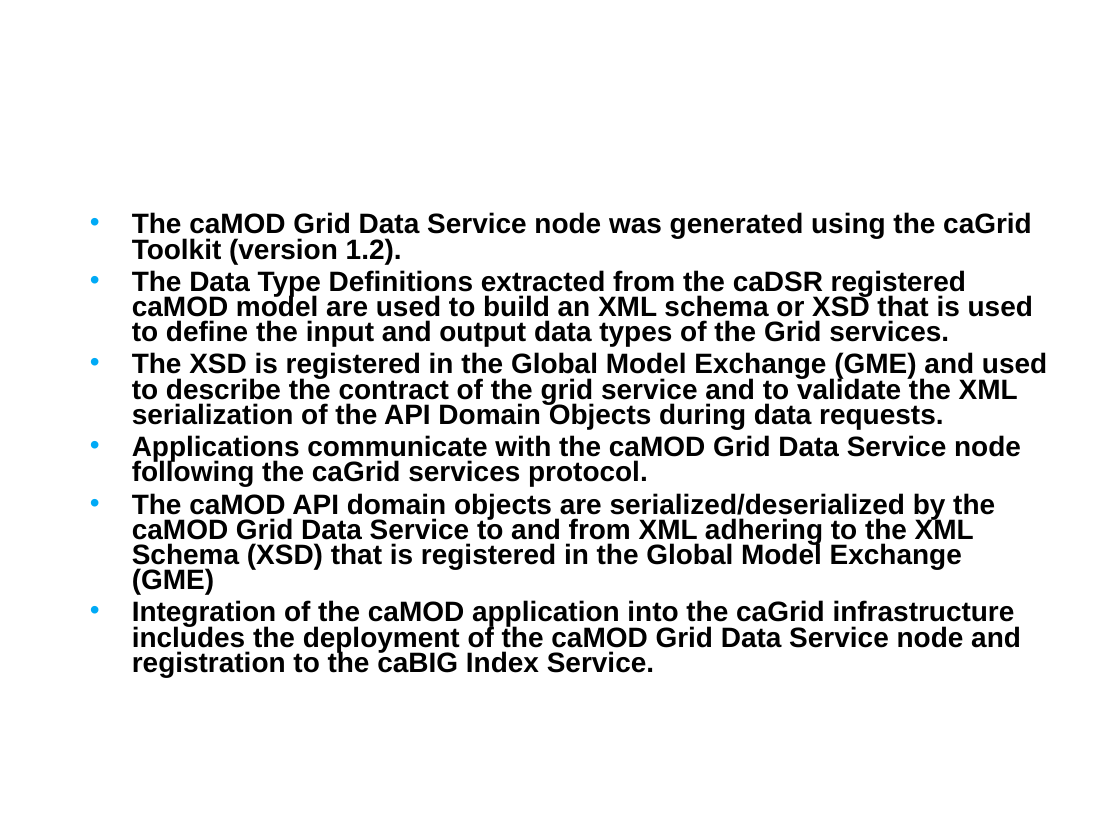
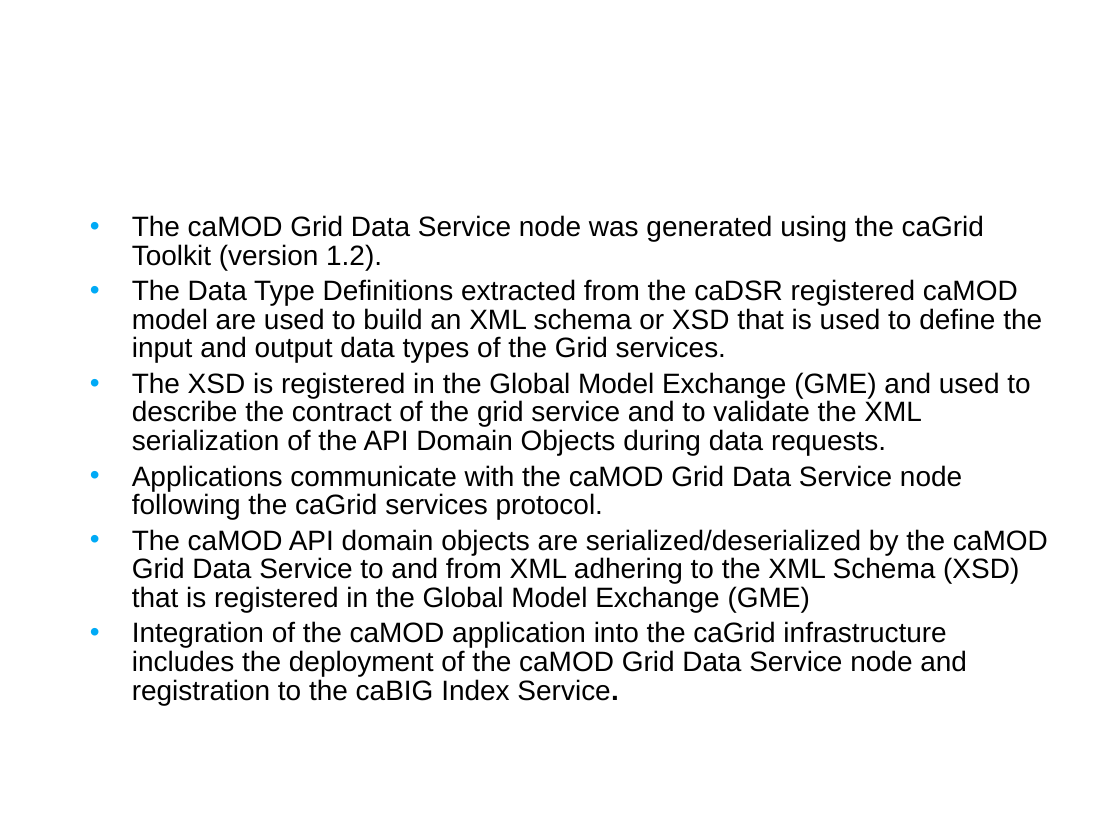
Before and after one commit to NCIP/camod-docs, a slide deck: slide 21 of CABIG compliance/caMOD 2.5 VCDE Submission/caMOD_Interoperability_Review_2009.ppt. Drawn at 1120x840 pixels with LibreOffice and Linux fonts; fonts in the diff are those of the drawing; background and template pictures are left out. Boxes give left, top, right and bottom in pixels: in the first picture for what was removed or moved away, otherwise in the second. Text is boxed around its words. In the diff, an @@ line names an element or a change of style, - is before the commit and + after.

```diff
--- a/CABIG compliance/caMOD 2.5 VCDE Submission/caMOD_Interoperability_Review_2009.ppt
+++ b/CABIG compliance/caMOD 2.5 VCDE Submission/caMOD_Interoperability_Review_2009.ppt
@@ text "The caMOD Grid Data Service ..." at box(132, 215, 1048, 705): bold off; line spacing 0.75 to 0.85 @@
```
Also in this commit, not shown: 1 other slide changed, 1 slide added.
